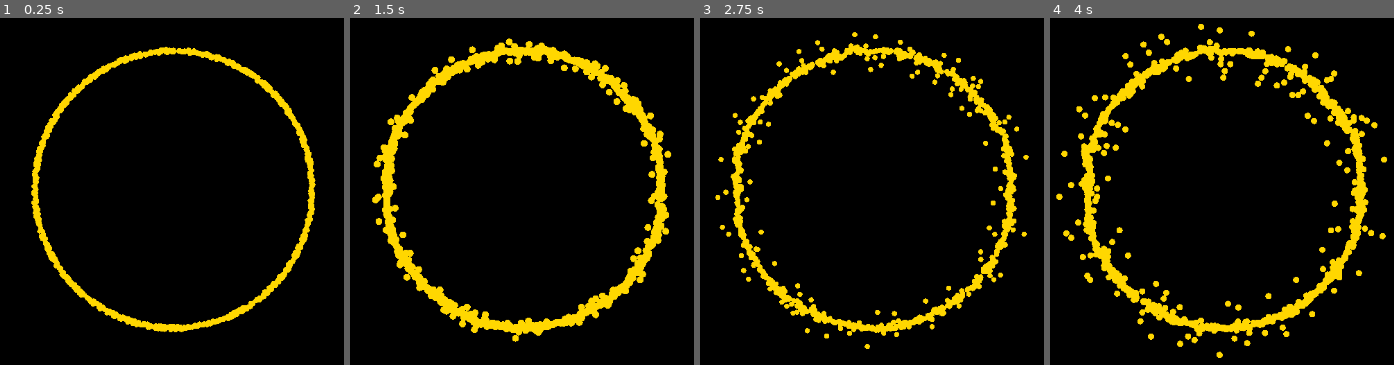
Above: before the commit, frames 1-4 (left to right).
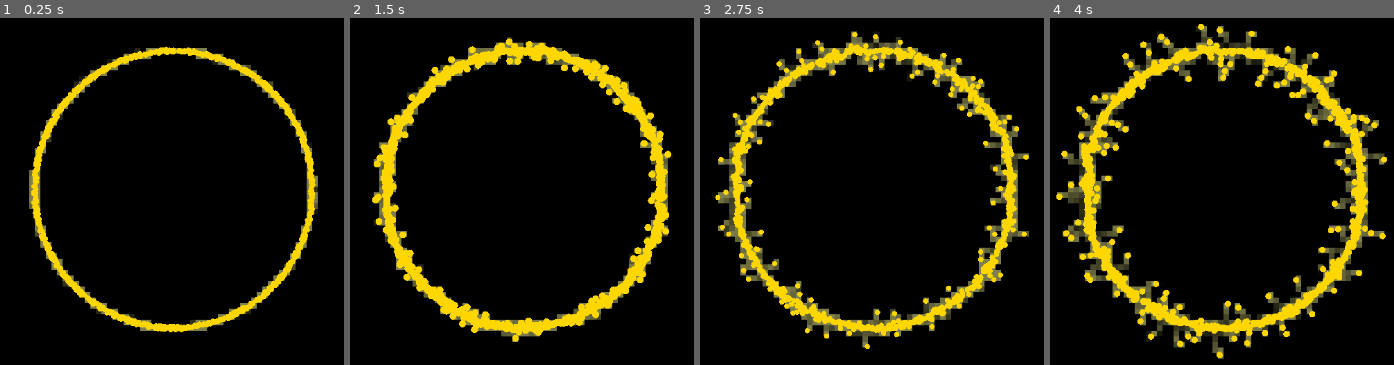
Above: after the commit, the same moments.

Repository: RocketKiers/Slime-mold-algorithm-visualization
Game: Godot game, scene res://main_world.tscn
Same seed, same stepped clock (60 frames per second), same inputs: the game is played once before the commit and once after it.
Inputs:
- Up to frame 1 (0.25 s): no input
- Up to frame 2 (1.5 s): no input
- Up to frame 3 (2.75 s): no input
- Up to frame 4 (4 s): no input

The runs differ from the first frame. In frame 1, 2.2% of the frame differs, in the area x 8-93%, y 8-91%; in frame 2, 2.8%; in frame 3, 7.7%; in frame 4, 9.4%, in the area x 2-98%, y 2-99%.

Commit message:
Revert "added image map, to try and make pheremone mapping more efficient"
This reverts commit 87e2f947ebaad299150fa066d7ad0d5b065e0ad9.

Diff:
--- a/scripts/main.gd
+++ b/scripts/main.gd
@@ -6,9 +6,6 @@
 var trail_map: Array # A 2d map array to hold pheremone values, recieves the same resolution as the map
 var agent_map: Array # A 2d map array to track agent density in each cell
 
-# variables for Image Texture Visualization (don't know if it's going to work)
-var trail_image: Image
-var trail_texture: ImageTexture
 
 
 @export var number_of_agents: int = 2000 # Variable for the number of agents
@@ -47,15 +44,6 @@
 		agent_map[i] = Array()
 		agent_map[i].resize(map_height)
 		agent_map[i].fill(0)
-
-
-	# create image for pheremone visualization (want to stap using draw_rect for performance reasons)
-	trail_image = Image.new()
-	# make the image with the right dimensions
-	trail_image.create(map_width, map_height, false, Image.FORMAT_RF)
-
-	trail_texture = ImageTexture.new()
-	#trail_texture.set_size_override(get_viewport_rect().size) # Optional: Set size to screen for scaling
 
 	_initialize_agents()
 	randomize()
@@ -122,31 +110,6 @@
 			# Subtract the decay amount, ensuring the value doesn't go below zero
 			trail_map[x][y] = max(0.0, current_value - decay_amount)
 
-func _update_trail_image():
-
-	var max_pheromone = 10.0
-
-	for x in map_width:
-		for y in map_height:
-			var pheromone_value = trail_map[x][y]
-
-			if pheromone_value <= 0.0:
-				trail_image.set_pixel(x, y, Color.BLACK) # Set background color
-				continue
-
-			# Normalize the value (0.0 to 1.0) for brightness
-			var brightness = pheromone_value / max_pheromone
-
-			# Use the brightness to set the color (yellow color)
-			# You set the color based on the value, but L8 is grayscale, so using brightness is simpler.
-			# To get the yellow color, we'll use Color.WHITE for the trail image
-			# and let the final drawing step handle the tint.
-			trail_image.set_pixel(x, y, Color(brightness, brightness, brightness))
-
-	# Update the texture from the modified image
-	trail_texture.update(trail_image)
-
-
 # _process wordt elke frame gecalled, delta is tijd sinds laatste call
 func _process(delta):
 	time += delta
@@ -154,8 +117,6 @@
 
 	#make pheremone decay
 	_update_trail_map(delta)
-
-	_update_trail_image()
 
 	queue_redraw()
 	var sub_delta = delta / SIMULATION_STEPS_PER_FRAME #control of time by changing delta
@@ -248,32 +209,28 @@
 # agents tekenen
 func _draw():
 	# 1. Loop through every cell in the trail_map
-#	for x in (map_width):
-#		for y in (map_height):
-#			var pheromone_value = trail_map[x][y]
-#
-#			# Skip drawing if the pheromone is 0
-#			if pheromone_value <= 0.0:
-#				continue
-#
-#			# Higher value = more opaque/lighter color
-#			var normalized_value = pheromone_value / 20.0
-#
-#			# Create a faint color based on the value
-#			# Example: A blue color that gets more opaque as value increases
-#
-#			# 3. Calculate screen position and size
-#			var rect_pos = Vector2(x * MAP_SCALE, y * MAP_SCALE)
-#			var rect_size = Vector2(MAP_SCALE, MAP_SCALE)
-#			#var under_rect_size = Vector2(MAP_SCALE + 2, MAP_SCALE + 2)
-#			# 4. Draw the cell
-#			#draw_rect(Rect2(rect_pos, under_rect_size), trail_color)
-#			draw_rect(Rect2(rect_pos, rect_size), trail_color)
-
-	var screen_size = get_viewport_rect().size
-	var trail_color = Color(1.0, 1.0, 0.6)
-	draw_texture_rect(trail_texture, Rect2(0, 0, screen_size.x, screen_size.y), false, trail_color)
-
+	for x in (map_width):
+		for y in (map_height):
+			var pheromone_value = trail_map[x][y]
+
+			# Skip drawing if the pheromone is 0
+			if pheromone_value <= 0.0:
+				continue
+
+			# Higher value = more opaque/lighter color
+			var normalized_value = pheromone_value / 20.0
+
+			# Create a faint color based on the value
+			# Example: A blue color that gets more opaque as value increases
+			var trail_color = Color(1.0, 1.0, 0.6, normalized_value)
+
+			# 3. Calculate screen position and size
+			var rect_pos = Vector2(x * MAP_SCALE, y * MAP_SCALE)
+			var rect_size = Vector2(MAP_SCALE, MAP_SCALE)
+			#var under_rect_size = Vector2(MAP_SCALE + 2, MAP_SCALE + 2)
+			# 4. Draw the cell
+			#draw_rect(Rect2(rect_pos, under_rect_size), trail_color)
+			draw_rect(Rect2(rect_pos, rect_size), trail_color)
 
 	for agent in agents:
 		draw_circle(agent.position, agent_size, agent_color)
